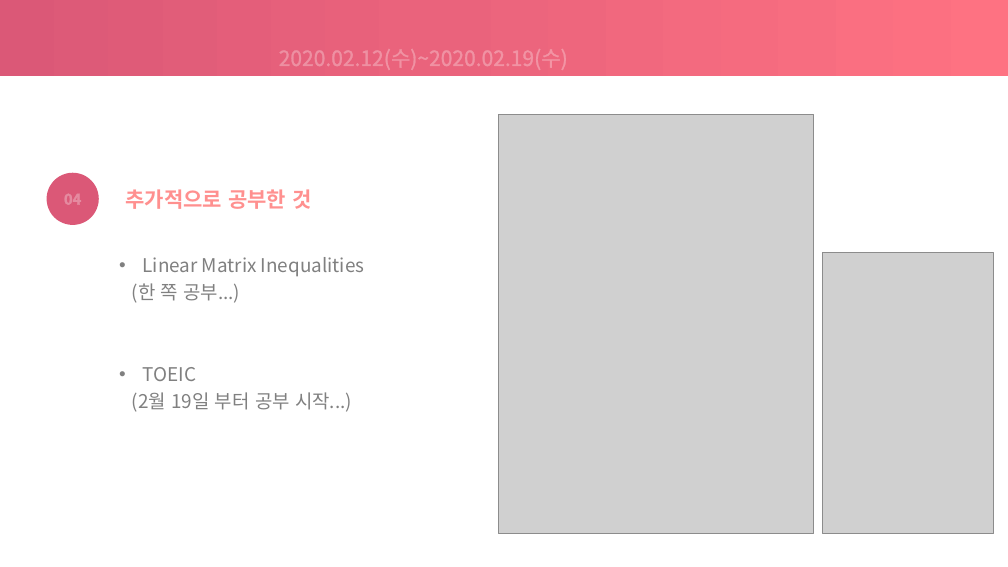
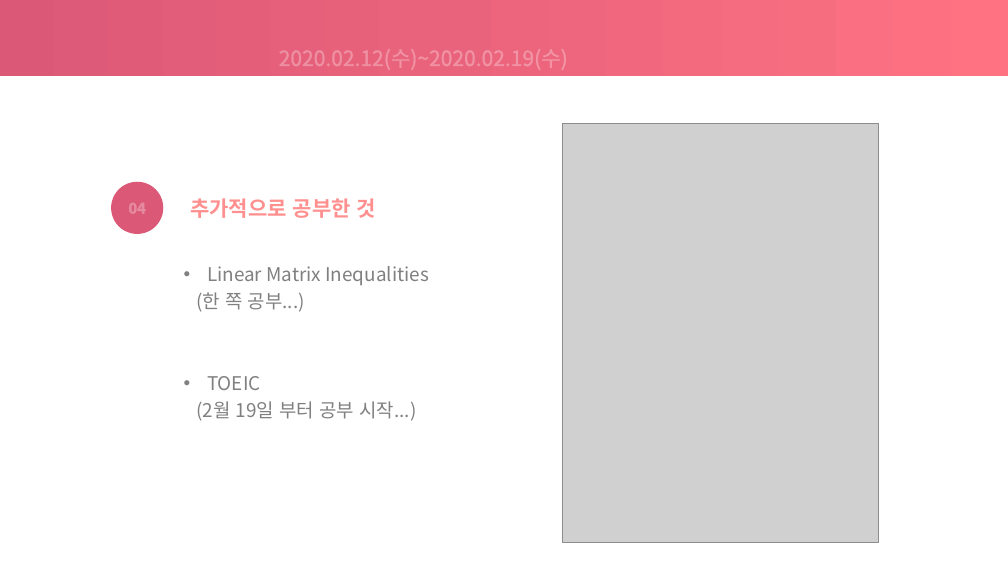
Before and after one commit to choeunyoung0208/silverzerowaterkite, a slide deck: slide 16 of 200220/2020.02.20 은.pptx. Drawn at 1008x567 pixels with LibreOffice and Linux fonts; fonts in the diff are those of the drawing; grey boxes stand for pictures. Boxes give left, top, right and bottom in pixels: in the first picture for what was removed or moved away, otherwise in the second. Text is boxed around its words. In the diff, an @@ line names an element or a change of style, - is before the commit and + after.

```diff
--- a/200220/2020.02.20 은.pptx
+++ b/200220/2020.02.20 은.pptx
@@ 2 texts, 1 picture, 1 ellipse: place and size @@
-2 texts, 1 picture, 1 ellipse at box(47, 114, 814, 534)
+2 texts, 1 picture, 1 ellipse at box(111, 123, 879, 543)
@@ picture removed at box(823, 253, 994, 534) @@
```
